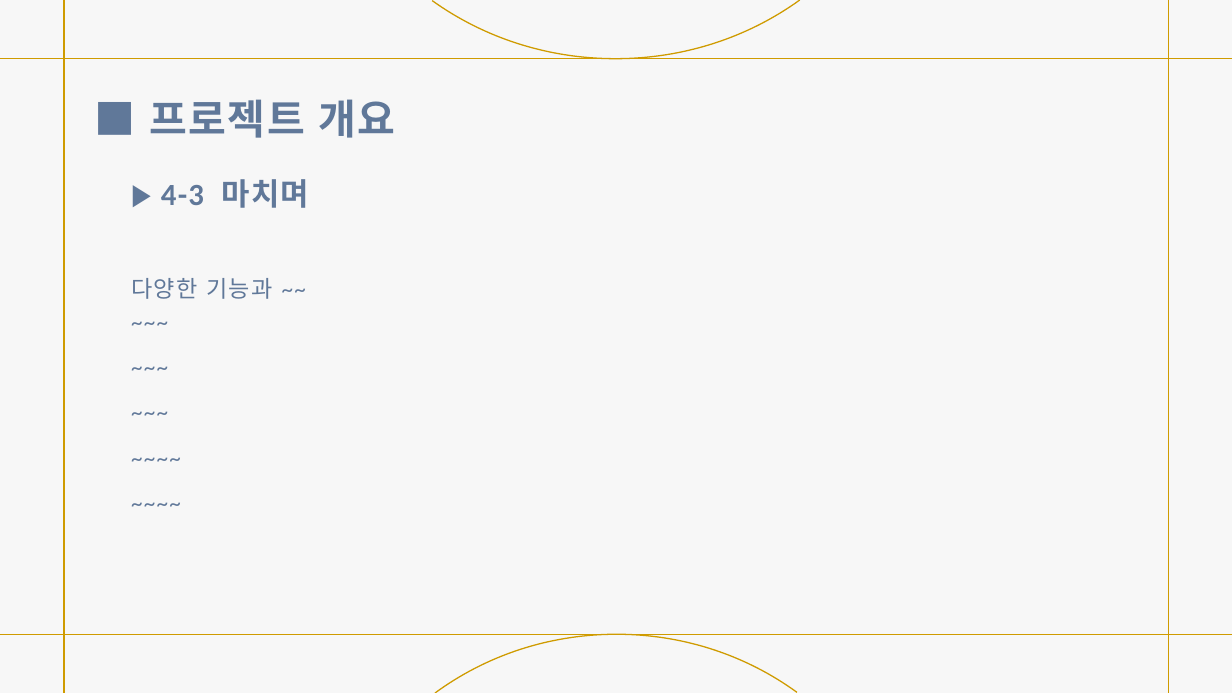
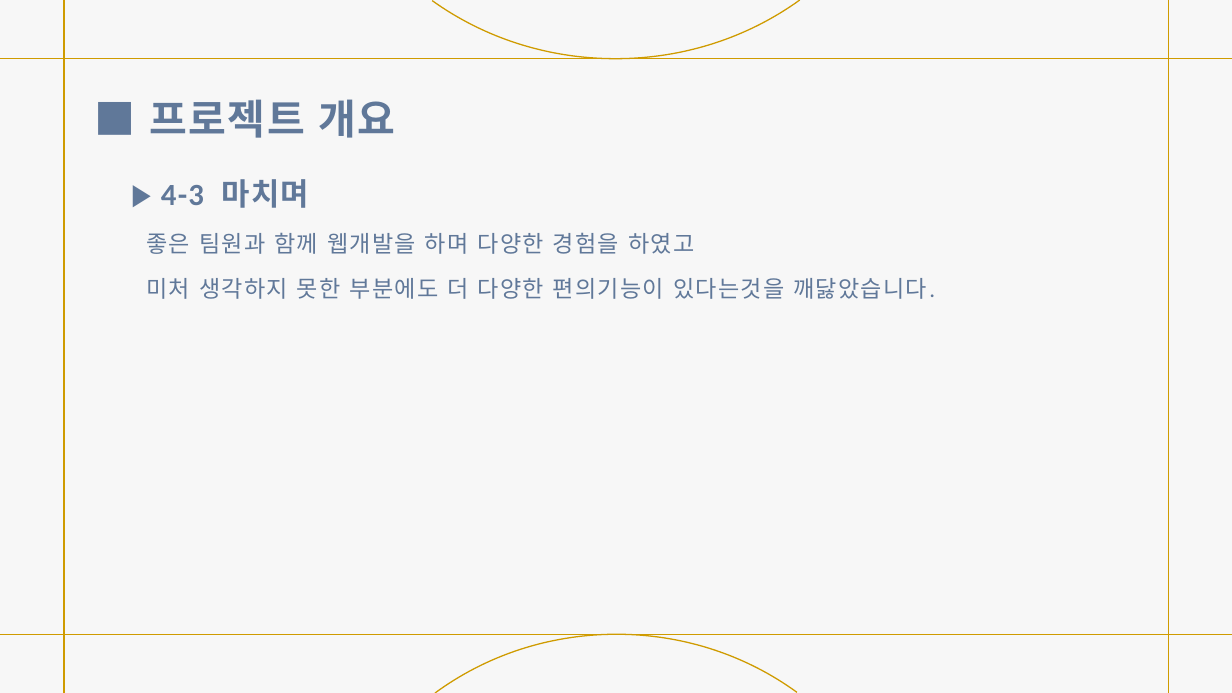
Before and after one commit to JJacking/projectUpdate, a slide deck: slide 18 of 경매 사이트 제작.pptx (slide 11 before the commit). Drawn at 1232x693 pixels with LibreOffice and Linux fonts; fonts in the diff are those of the drawing. Boxes give left, top, right and bottom in pixels: in the first picture for what was removed or moved away, otherwise in the second. Text is boxed around its words. In the diff, an @@ line names an element or a change of style, - is before the commit and + after.

```diff
--- a/경매 사이트 제작.pptx
+++ b/경매 사이트 제작.pptx
@@ text at bbox=[146, 232, 935, 299]: text changed @@
-다양한 기능과 ~~
-~~~
-~~~
-~~~
-~~~~
-~~~~
+좋은 팀원과 함께 웹개발을 하며 다양한 경험을 하였고
+미처 생각하지 못한 부분에도 더 다양한 편의기능이 있다는것을 깨닳았습니다.
```
Also in this commit, not shown: 9 other slides changed, 7 slides added.
